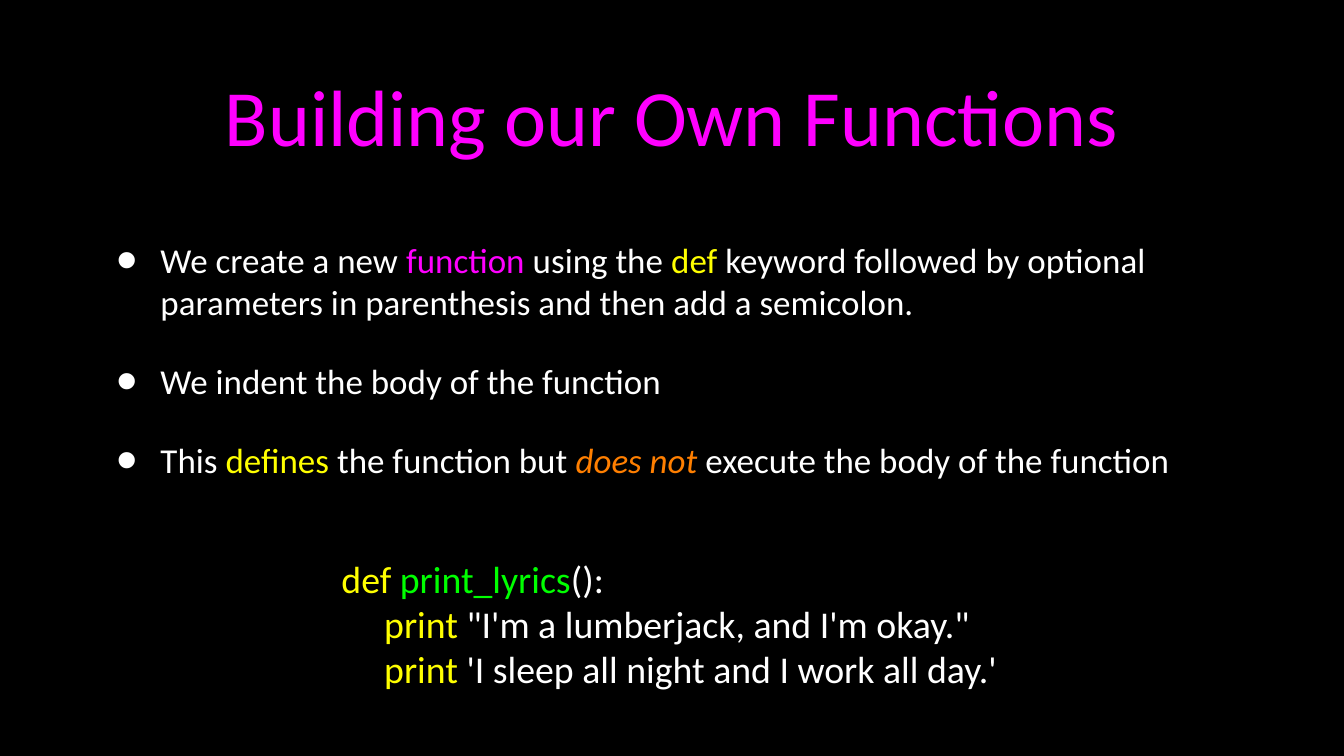
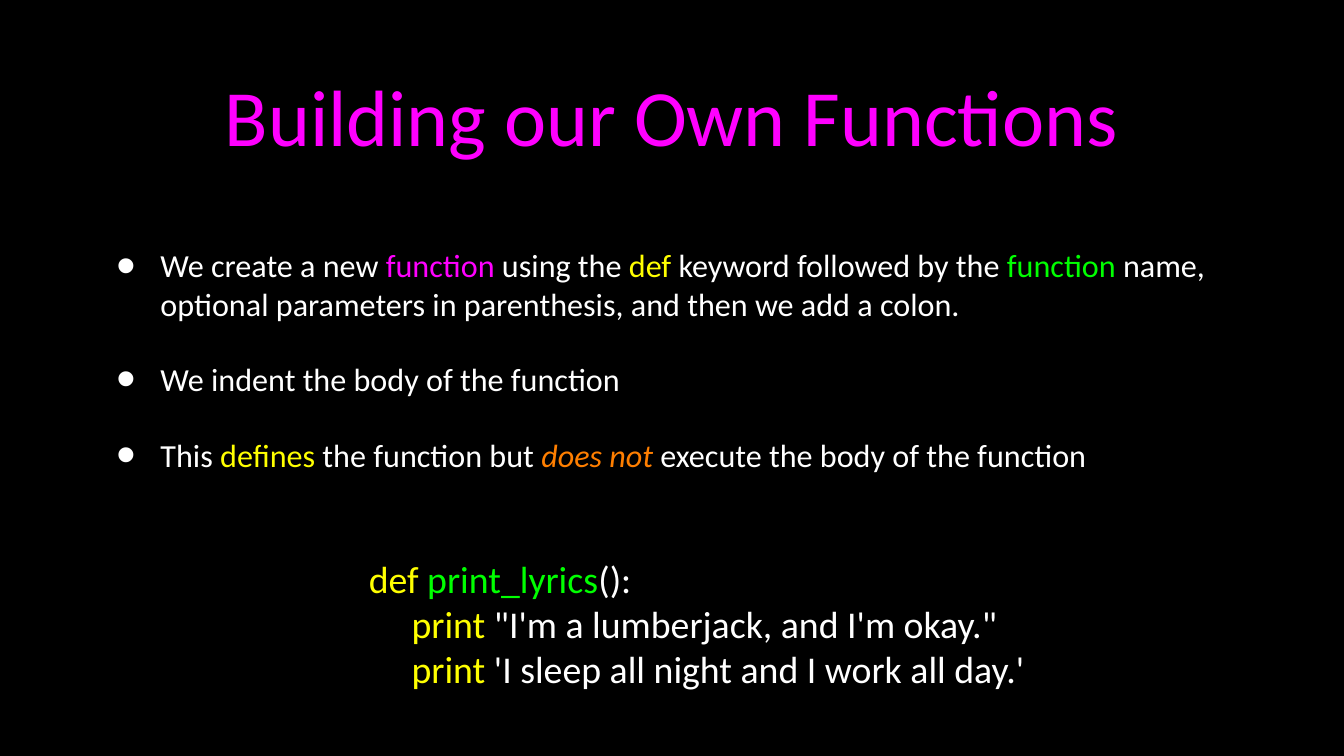
Before and after one commit to jalexander1/Python_Course_Slideware, a slide deck: slide 10 of PythonCourse_04_Functions.ppt. Drawn at 1344x756 pixels with LibreOffice and Linux fonts; fonts in the diff are those of the drawing. Boxes give left, top, right and bottom in pixels: in the first picture for what was removed or moved away, otherwise in the second. Text is boxed around its words. In the diff, an @@ line names an element or a change of style, - is before the commit and + after.

```diff
--- a/PythonCourse_04_Functions.ppt
+++ b/PythonCourse_04_Functions.ppt
@@ text at box(160, 254, 1205, 322): text changed; size 33.3 to 30.6 pt @@
-• We create a new function using the def keyword followed by optional parameters in parenthesis and then add a semicolon.
+• We create a new function using the def keyword followed by the function name, optional parameters in parenthesis, and then we add a colon.
@@ text at box(160, 368, 1086, 473): size 33.3 to 30.6 pt in "We indent the body of the function", "This defines the function but does not ..." @@
@@ text "def print_lyrics():": place and size @@
-text "def print_lyrics():" at box(341, 565, 997, 690)
+text "def print_lyrics():" at box(369, 565, 1024, 690)
```
Also in this commit, not shown: 13 other files.
